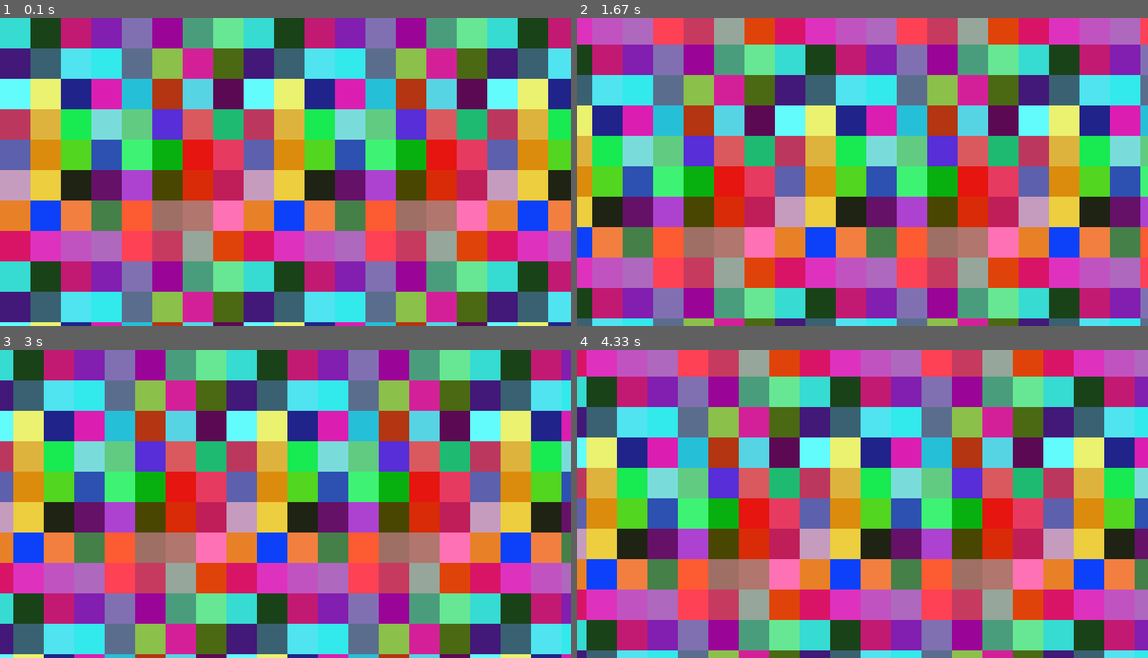
Above: before the commit, frames 1-4 (two rows, left to right).
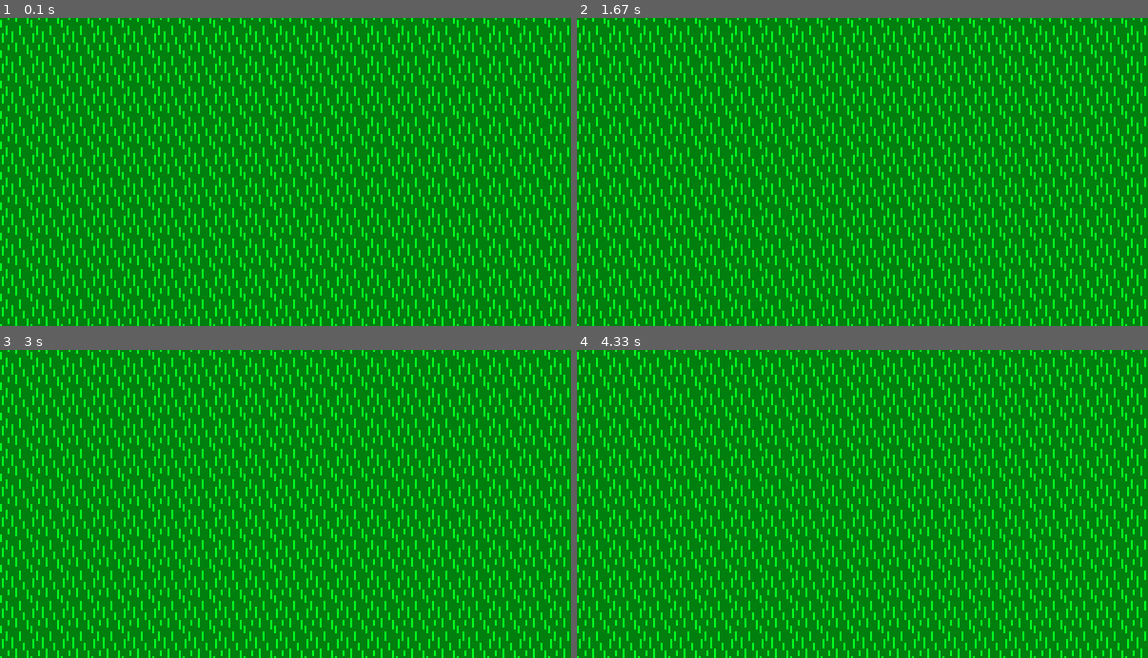
Above: after the commit, the same moments.

Repository: Goluxas/cherno-in-pygame
Game: pygame game, started from game.py
The game is run twice, just before and just after one commit, with the same random seed, the same clock (stepped at 60 frames per second) and the same inputs. The source is Python 2; it was converted automatically to run under Python 3.
Inputs:
- Up to frame 1 (0.1 s): no input
- Up to frame 2 (1.67 s): hold Right 0.33-0.8 s; hold Up 0.83-1.3 s; hold Right from 1.33 s (still down)
- Up to frame 3 (3 s): release Right at 1.8 s; hold Left 1.83-2.37 s; hold Down 2.4-2.87 s; hold Left from 2.9 s (still down)
- Up to frame 4 (4.33 s): release Left at 3.37 s; hold Up 3.4-3.87 s; hold Right from 3.9 s (still down)

The runs differ from the first frame. In frame 1, 100% of the frame differs, in the area x 0-100%, y 0-100%; in frame 2, 100%; in frame 3, 100%; in frame 4, 100%.

Commit message:
22 - Added static spritesheet and sprite loading. Displays repeating grass.

Diff:
--- a/game.py
+++ b/game.py
@@ -3,8 +3,9 @@
 import pygame
 from pygame.locals import *
 
-from graphics.screen import Screen
-from input.keyboard import Keyboard
+# NOTE: Game-related classes are imported
+#       during Game.setup() because they require
+#       pygame.init() to have been called
 
 BLACK = pygame.Color(  0,   0,   0)
 WHITE = pygame.Color(255, 255, 255)
@@ -25,9 +26,8 @@
 		self.display = None
 		self.size = self.SCREEN_WIDTH * self.SCALE, self.SCREEN_HEIGHT * self.SCALE
 
-		self.screen = Screen(self.SCREEN_WIDTH, self.SCREEN_HEIGHT)
-
 		self.clock = None
+		self.screen = None
 		self.keyboard = None
 
 		# fun testing
@@ -39,9 +39,15 @@
 		pygame.init()
 
 		self.display = pygame.display.set_mode( self.size )
+
+		# imports (since they require pygame.init())
+		from graphics.screen import Screen
+		from input.keyboard import Keyboard
+
 		pygame.display.set_caption( self.SCREEN_CAPTION )
 
 		self.clock = pygame.time.Clock()
+		self.screen = Screen(self.SCREEN_WIDTH, self.SCREEN_HEIGHT)
 		self.keyboard = Keyboard()
 
 		self.running = True
--- a/graphics/screen.py
+++ b/graphics/screen.py
@@ -2,6 +2,8 @@
 
 import pygame
 from pygame.locals import *
+
+from graphics import sprite
 
 class Screen(object):
 	MAP_SIZE = 8
@@ -29,7 +31,6 @@
 			yy = y + y_offset
 			for x in range(self.width):
 				xx = x + x_offset
-				tile_index = ((xx >> 4) & self.MAP_SIZE_MASK) + ((yy >> 4) & self.MAP_SIZE_MASK) * self.MAP_SIZE
-				pixels[x, y] = self.tiles[tile_index]
+				pixels[x, y] = sprite.grass.image.get_at((x % sprite.grass.size, y % sprite.grass.size))
 
 		del pixels
--- /dev/null
+++ b/graphics/sprite.py
@@ -0,0 +1,30 @@
+import pygame
+from pygame.locals import *
+
+from graphics import spritesheet
+
+# C for Cherno
+class CSprite(object):
+
+	def __init__(self, size, x, y, sheet):
+		self.size = size
+		self.x = x * size
+		self.y = y * size
+		self.sheet = sheet
+
+		self.image = pygame.Surface((self.size, self.size))
+
+		self._load()
+
+	def _load(self):
+		"""
+		# Cherno's pixelwise method
+		# Too slow for pygame
+		for y in range(self.size):
+			for x in range(self.size):
+				self.pixels[x, y] = sheet.pixels[x, y]
+		"""
+
+		self.image.blit(self.sheet.sheet, (0,0), (self.x, self.y, self.size, self.size))
+
+grass = CSprite(16, 0, 0, spritesheet.tiles)
--- /dev/null
+++ b/graphics/spritesheet.py
@@ -0,0 +1,21 @@
+import pygame
+from pygame.locals import *
+
+class SpriteSheet(object):
+
+	def __init__(self, path, size):
+		self.path = path
+		self.size = size # used to initialize Cherno's pixel array, which we don't use
+
+		self.sheet = None
+
+		self._load()
+
+	def _load(self):
+		#try:
+			self.sheet = pygame.image.load(self.path).convert()
+		#except:
+			#print 'Failed to load spritesheet: %s' % self.path
+			#raise SystemExit
+
+tiles = SpriteSheet('assets/spritesheet.png', 256)
Binary file added: assets/spritesheet.png
